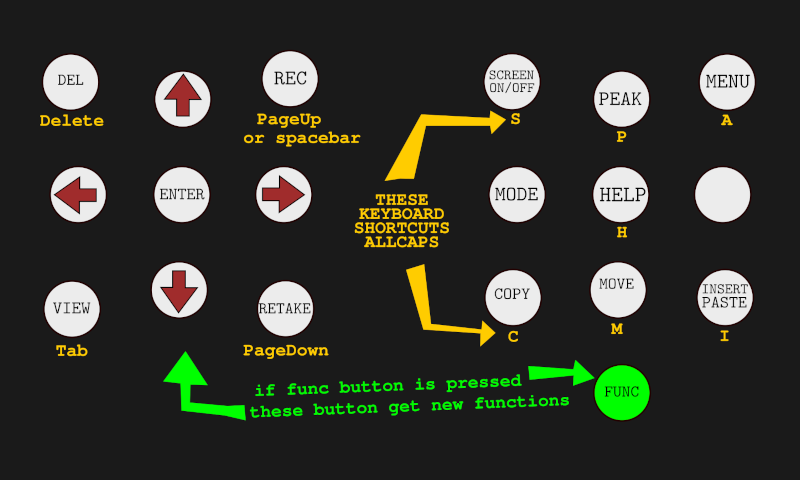
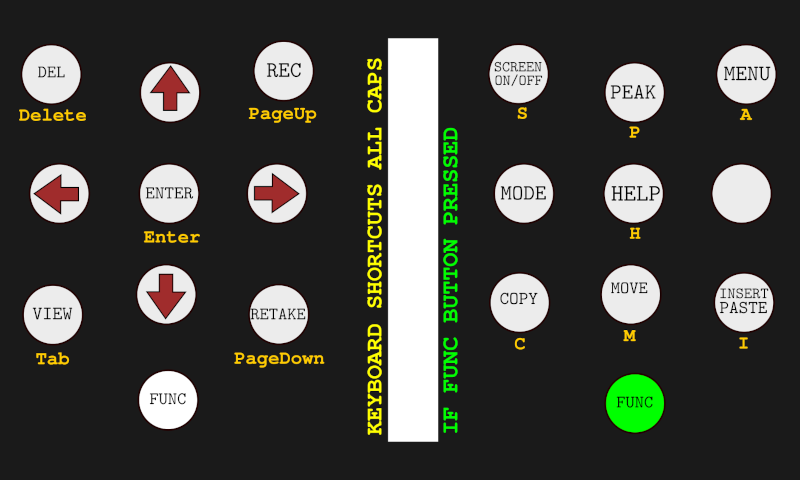
Layered file, before and after one edit (800 x 480). Changes by layer:
hid "buttons.png #1" over [33, 47, 767, 430]
added layer "buttons.png" above "Layer" over [18, 38, 778, 442]
